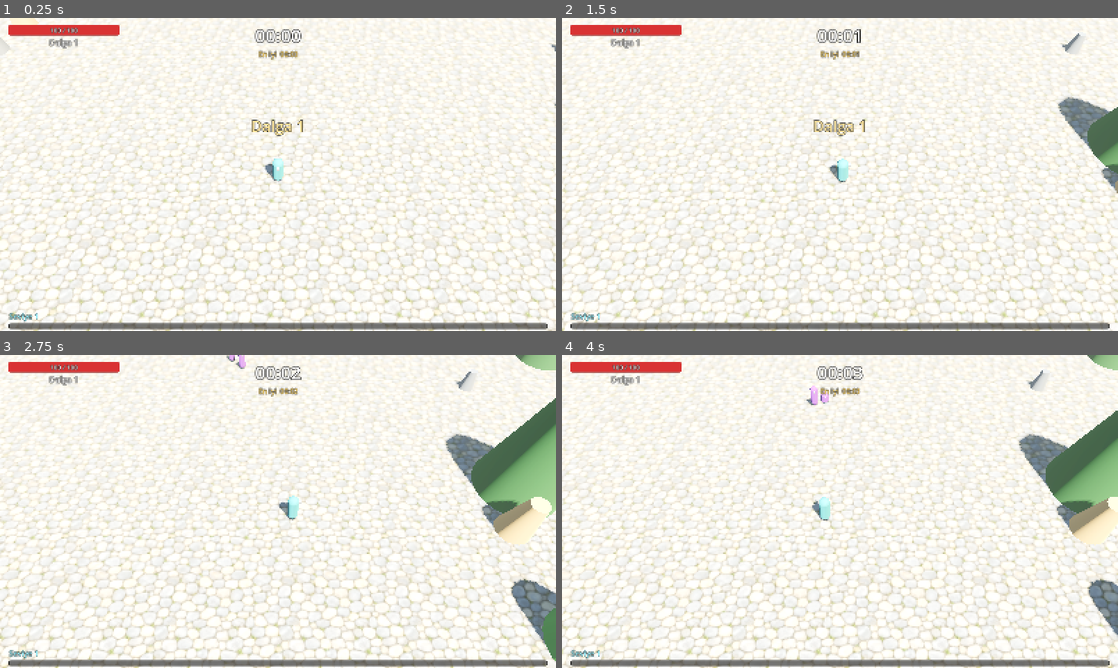
Above: before the commit, frames 1-4 (two rows, left to right).
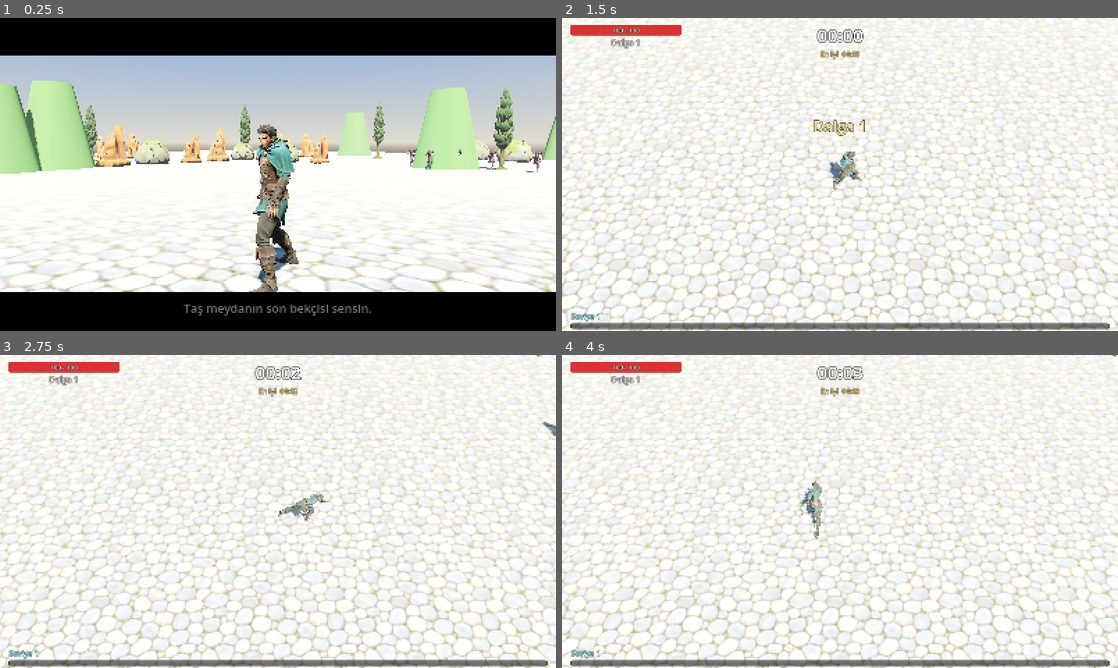
Above: after the commit, the same moments.

Repository: bebisland/yusufipk-hayatta-kal-bebis
Game: Godot game, scene res://scenes/intro.tscn
The game is run twice, just before and just after one commit, with the same random seed, the same clock (stepped at 60 frames per second) and the same inputs. Before the commit the project starts from res://scenes/main.tscn.
Inputs (mouse positions are in pixels of both pictures, inside the frame that each line leads up to):
- Up to frame 1 (0.25 s): no input
- Up to frame 2 (1.5 s): tap Enter (ui_accept) at 0.5, 0.77 s; move the mouse to (962, 158) at 0.52 s; hold D (move_right, bound only before the commit) 0.53-1.25 s; tap Backspace at 0.6 s; click (962, 158) at 0.67 s; drag from (728, 190) to (812, 237) at 1.27 s
- Up to frame 3 (2.75 s): move the mouse to (333, 442) at 2.02 s; hold D (move_right) from 2.03 s (still down); tap Backspace at 2.1 s; click (333, 442) at 2.17 s
- Up to frame 4 (4 s): release D (move_right) at 2.75 s; drag from (812, 574) to (673, 464) at 2.77 s; move the mouse to (1006, 558) at 3.52 s; hold A (move_left) from 3.53 s (still down); tap Backspace at 3.6 s; click (1006, 558) at 3.67 s; tap Enter (ui_accept) at 3.77 s

The runs differ from the first frame. In frame 1, 69% of the frame differs, in the area x 0-100%, y 0-100%; in frame 2, 22%; in frame 3, 26%; in frame 4, 26%.

Commit message:
Add Higgsfield models, intro cutscene and debug autopilot
Rigged Meshy characters (hero with run and idle, fast raider, brute),
Hunyuan low-poly rocks, cypress and gem, all textures capped at 1024.
The intro plays with the same models; skinned meshes are fitted from
their raw bounds because Meshy's 0.01 armature scale does not apply
to skinning. Autopilot (user://autopilot flag) plays runs for tuning.

Diff:
--- a/project.godot
+++ b/project.godot
@@ -11,7 +11,7 @@
 [application]
 
 config/name="Hayatta Kal"
-run/main_scene="res://scenes/main.tscn"
+run/main_scene="res://scenes/intro.tscn"
 config/features=PackedStringArray("4.7", "Forward Plus")
 
 [autoload]
--- /dev/null
+++ b/scenes/environment.tres
@@ -0,0 +1,24 @@
+[gd_resource type="Environment" load_steps=3 format=3]
+
+[sub_resource type="ProceduralSkyMaterial" id="sky_mat"]
+sky_top_color = Color(0.3, 0.48, 0.75, 1)
+sky_horizon_color = Color(0.75, 0.72, 0.65, 1)
+ground_bottom_color = Color(0.2, 0.18, 0.15, 1)
+ground_horizon_color = Color(0.75, 0.72, 0.65, 1)
+
+[sub_resource type="Sky" id="sky"]
+sky_material = SubResource("sky_mat")
+
+[resource]
+background_mode = 2
+sky = SubResource("sky")
+ambient_light_source = 3
+ambient_light_energy = 0.9
+tonemap_mode = 3
+glow_enabled = true
+glow_intensity = 0.6
+glow_bloom = 0.05
+fog_enabled = true
+fog_light_color = Color(0.62, 0.62, 0.58, 1)
+fog_density = 0.006
+fog_sky_affect = 0.15
--- /dev/null
+++ b/scenes/intro.tscn
@@ -0,0 +1,24 @@
+[gd_scene load_steps=4 format=3]
+
+[ext_resource type="Script" path="res://scripts/intro.gd" id="1_intro"]
+[ext_resource type="Script" path="res://scripts/arena.gd" id="2_arena"]
+[ext_resource type="Environment" path="res://scenes/environment.tres" id="3_env"]
+
+[node name="Intro" type="Node3D"]
+script = ExtResource("1_intro")
+
+[node name="WorldEnvironment" type="WorldEnvironment" parent="."]
+environment = ExtResource("3_env")
+
+[node name="Sun" type="DirectionalLight3D" parent="."]
+transform = Transform3D(0.819152, -0.48642, 0.303949, 0, 0.529919, 0.848048, -0.573576, -0.69468, 0.434084, 0, 12, 0)
+light_color = Color(1, 0.95, 0.85, 1)
+light_energy = 1.3
+shadow_enabled = true
+directional_shadow_max_distance = 45.0
+
+[node name="Camera3D" type="Camera3D" parent="."]
+fov = 50.0
+
+[node name="Arena" type="Node3D" parent="."]
+script = ExtResource("2_arena")
--- a/scenes/main.tscn
+++ b/scenes/main.tscn
@@ -6,35 +6,14 @@
 [ext_resource type="Script" path="res://scripts/wave_director.gd" id="4_wave"]
 [ext_resource type="Script" path="res://scripts/hud.gd" id="5_hud"]
 [ext_resource type="Script" path="res://scripts/level_up_screen.gd" id="6_lvl"]
-
-[sub_resource type="ProceduralSkyMaterial" id="sky_mat"]
-sky_top_color = Color(0.36, 0.5, 0.68, 1)
-sky_horizon_color = Color(0.75, 0.72, 0.65, 1)
-ground_bottom_color = Color(0.2, 0.18, 0.15, 1)
-ground_horizon_color = Color(0.75, 0.72, 0.65, 1)
-
-[sub_resource type="Sky" id="sky"]
-sky_material = SubResource("sky_mat")
-
-[sub_resource type="Environment" id="env"]
-background_mode = 2
-sky = SubResource("sky")
-ambient_light_source = 3
-ambient_light_energy = 0.9
-tonemap_mode = 3
-glow_enabled = true
-glow_intensity = 0.6
-glow_bloom = 0.05
-fog_enabled = true
-fog_light_color = Color(0.62, 0.62, 0.58, 1)
-fog_density = 0.006
+[ext_resource type="Environment" path="res://scenes/environment.tres" id="7_env"]
 
 [node name="Main" type="Node3D"]
 process_mode = 3
 script = ExtResource("1_main")
 
 [node name="WorldEnvironment" type="WorldEnvironment" parent="."]
-environment = SubResource("env")
+environment = ExtResource("7_env")
 
 [node name="Sun" type="DirectionalLight3D" parent="."]
 transform = Transform3D(0.819152, -0.48642, 0.303949, 0, 0.529919, 0.848048, -0.573576, -0.69468, 0.434084, 0, 12, 0)
--- a/scripts/arena.gd
+++ b/scripts/arena.gd
@@ -52,7 +52,7 @@
 	var tex_path := "res://assets/textures/floor.png"
 	if ResourceLoader.exists(tex_path):
 		mat.albedo_texture = load(tex_path)
-		mat.uv1_scale = Vector3(18, 18, 1)
+		mat.uv1_scale = Vector3(22, 22, 1)
 	else:
 		mat.albedo_color = Color(0.45, 0.43, 0.4)
 	mat.roughness = 0.95
--- /dev/null
+++ b/scripts/autopilot.gd
@@ -0,0 +1,34 @@
+class_name Autopilot
+extends RefCounted
+## Debug-only bot used to measure run length while tuning difficulty.
+## Enabled by creating user://autopilot; never active in a normal install.
+
+const FLAG_PATH := "user://autopilot"
+
+
+static func enabled() -> bool:
+	return FileAccess.file_exists(FLAG_PATH)
+
+
+## Kites away from nearby enemies, drifts toward gems and the arena centre.
+static func steer(player: Node3D) -> Vector2:
+	var p := player.global_position
+	var push := Vector3.ZERO
+	for e in player.get_tree().get_nodes_in_group(&"enemies"):
+		var d: Vector3 = p - e.global_position
+		d.y = 0
+		var l := d.length()
+		if l < 8.0 and l > 0.01:
+			push += d / (l * l)
+	var pull := Vector3.ZERO
+	var best := 1e9
+	for g in player.get_tree().get_nodes_in_group(&"gems"):
+		var d: Vector3 = g.global_position - p
+		d.y = 0
+		if d.length() < best:
+			best = d.length()
+			pull = d.normalized()
+	var centre := -p / 20.0
+	centre.y = 0
+	var v := push * 6.0 + pull * 0.6 + centre * centre.length()
+	return Vector2(v.x, v.z).limit_length(1.0)
--- a/scripts/character_visual.gd
+++ b/scripts/character_visual.gd
@@ -24,6 +24,7 @@
 		model = _make_placeholder()
 	add_child(model)
 	ModelUtil.collect_meshes(model, meshes)
+	ModelUtil.fix_meshy_materials(meshes)
 	ModelUtil.fit_height(model, target_height)
 	anim_player = _find_anim_player(model)
 	if anim_player:
--- a/scripts/intro.gd
+++ b/scripts/intro.gd
@@ -1,6 +1,173 @@
 extends Node3D
-## Placeholder; the cutscene is built once the character models are in.
+## Opening cutscene played with the game's own models. Four shots:
+## the hero alone, the fast raiders, the brutes, then a pull-up into the
+## gameplay camera with the title. Any key skips; after the title it starts.
+
+const MAIN_SCENE := "res://scenes/main.tscn"
+const SHOT_TIMES := [0.0, 4.5, 8.5, 12.5]
+const TITLE_AT := 14.0
+
+@onready var camera: Camera3D = $Camera3D
+
+var _t := 0.0
+var _shot := -1
+var _hero: CharacterVisual
+var _fast: Array[CharacterVisual] = []
+var _brutes: Array[CharacterVisual] = []
+var _subtitle: Label
+var _title: Label
+var _hint: Label
+var _bars: Array[ColorRect] = []
+var _leaving := false
 
 
 func _ready() -> void:
-	get_tree().change_scene_to_file.call_deferred("res://scenes/main.tscn")
+	_hero = _actor(Player.MODEL_PATH, 1.85, Color(0.2, 0.6, 0.6), [Player.IDLE_PATH])
+	for i in 6:
+		var a := _actor(Enemy.STATS[Enemy.Kind.FAST].model, 1.55, Color(0.55, 0.3, 0.7))
+		a.position = Vector3(-4.5 + i * 1.7 + randf_range(-0.4, 0.4), 0, -19 - randf_range(0, 2.5))
+		a.rotation.y = 0.0
+		_fast.append(a)
+	for i in 2:
+		var b := _actor(Enemy.STATS[Enemy.Kind.BRUTE].model, 2.5, Color(0.6, 0.25, 0.2))
+		b.position = Vector3(16 + i * 1.5, 0, -2.5 + i * 3.5)
+		b.rotation.y = -PI / 2
+		_brutes.append(b)
+	_build_ui()
+
+
+func _actor(path: String, h: float, color: Color, extra: Array[String] = []) -> CharacterVisual:
+	var v := CharacterVisual.new()
+	v.model_path = path
+	v.extra_anim_paths = extra
+	v.target_height = h
+	v.placeholder_color = color
+	add_child(v)
+	return v
+
+
+func _build_ui() -> void:
+	var layer := CanvasLayer.new()
+	add_child(layer)
+	for top in [true, false]:
+		var bar := ColorRect.new()
+		bar.color = Color.BLACK
+		bar.set_anchors_and_offsets_preset(Control.PRESET_TOP_WIDE if top else Control.PRESET_BOTTOM_WIDE)
+		bar.custom_minimum_size = Vector2(0, 110)
+		if top:
+			bar.offset_bottom = 110
+		else:
+			bar.offset_top = -110
+		layer.add_child(bar)
+		_bars.append(bar)
+	_subtitle = _label(34, Color(0.95, 0.92, 0.85))
+	_subtitle.set_anchors_and_offsets_preset(Control.PRESET_BOTTOM_WIDE)
+	_subtitle.offset_top = -90
+	_subtitle.offset_bottom = -30
+	layer.add_child(_subtitle)
+	_title = _label(120, Color(1, 0.86, 0.5))
+	_title.text = "HAYATTA KAL"
+	_title.set_anchors_and_offsets_preset(Control.PRESET_CENTER)
+	_title.grow_horizontal = Control.GROW_DIRECTION_BOTH
+	_title.grow_vertical = Control.GROW_DIRECTION_BOTH
+	_title.position.y -= 210
+	_title.modulate.a = 0
+	layer.add_child(_title)
+	_hint = _label(30, Color(0.9, 0.9, 0.9))
+	_hint.text = "Başlamak için bir tuşa bas     WASD ile yürü, gerisi otomatik"
+	_hint.set_anchors_and_offsets_preset(Control.PRESET_CENTER)
+	_hint.grow_horizontal = Control.GROW_DIRECTION_BOTH
+	_hint.position.y += 170
+	_hint.modulate.a = 0
+	layer.add_child(_hint)
+
+
+func _label(size: int, color: Color) -> Label:
+	var l := Label.new()
+	l.horizontal_alignment = HORIZONTAL_ALIGNMENT_CENTER
+	l.add_theme_font_size_override("font_size", size)
+	l.add_theme_color_override("font_color", color)
+	l.add_theme_color_override("font_outline_color", Color(0, 0, 0, 0.9))
+	l.add_theme_constant_override("outline_size", maxi(6, size / 8))
+	return l
+
+
+func _say(text: String) -> void:
+	_subtitle.text = text
+	_subtitle.modulate.a = 0
+	create_tween().tween_property(_subtitle, "modulate:a", 1.0, 0.5)
+
+
+func _process(delta: float) -> void:
+	_t += delta
+	var shot := 0
+	for i in SHOT_TIMES.size():
+		if _t >= SHOT_TIMES[i]:
+			shot = i
+	if shot != _shot:
+		_shot = shot
+		_enter_shot(shot)
+	var st: float = _t - SHOT_TIMES[shot]
+
+	# In the last shot the enemies freeze mid-stride around the hero.
+	var frozen := shot == 3
+	for a in _fast:
+		if _t > 4.0 and not frozen and a.position.length() > 5.5:
+			a.position.z += 3.0 * delta
+			a.set_motion(0.75)
+		else:
+			a.set_motion(0.0)
+	for b in _brutes:
+		if _t > 7.0 and not frozen:
+			b.position.x -= 1.4 * delta
+			b.set_motion(1.0)
+		else:
+			b.set_motion(0.0)
+	_hero.set_motion(0.0)
+
+	match shot:
+		0:
+			# Slow orbit around the hero, chest height.
+			var ang := 0.6 + st * 0.22
+			camera.position = Vector3(sin(ang) * 4.2, 1.7, cos(ang) * 4.2)
+			camera.look_at(Vector3(0, 1.3, 0))
+		1:
+			# Low in front of the raiders as they charge in.
+			var lead: Vector3 = _fast[2].position
+			camera.position = Vector3(lead.x + 2.5, 0.8, lead.z + 7.5 - st * 0.8)
+			camera.look_at(lead + Vector3(0, 1.1, 0))
+		2:
+			# Looking up at the brutes.
+			var b: Vector3 = _brutes[0].position
+			camera.position = b + Vector3(-5.0 + st * 0.3, 0.5, 2.8)
+			camera.look_at(b + Vector3(0, 1.9, 0))
+		3:
+			# Rise into the gameplay framing.
+			_hero.rotation.y = lerp_angle(_hero.rotation.y, PI, 3.0 * delta)
+			var k := smoothstep(0.0, 2.2, st)
+			var from := Vector3(0, 1.8, 4.5)
+			var to := Vector3(0, 11.0, 7.0)
+			camera.position = from.lerp(to, k)
+			camera.look_at(Vector3(0, lerpf(1.3, 0.5, k), 0))
+	if _t >= TITLE_AT and _title.modulate.a == 0.0:
+		var tw := create_tween()
+		tw.tween_property(_title, "modulate:a", 1.0, 0.8)
+		tw.tween_property(_hint, "modulate:a", 1.0, 0.5)
+
+
+func _enter_shot(i: int) -> void:
+	match i:
+		0: _say("Taş meydanın son bekçisi sensin.")
+		1: _say("Önce çevik yağmacılar gelir, sürü halinde...")
+		2: _say("...ardından demir zırhlı devler.")
+		3:
+			_say("")
+			for bar in _bars:
+				create_tween().tween_property(bar, "modulate:a", 0.0, 1.5)
+
+
+func _unhandled_input(event: InputEvent) -> void:
+	var pressed := (event is InputEventKey or event is InputEventMouseButton) and event.is_pressed()
+	if pressed and not _leaving:
+		_leaving = true
+		get_tree().change_scene_to_file(MAIN_SCENE)
--- a/scripts/level_up_screen.gd
+++ b/scripts/level_up_screen.gd
@@ -101,6 +101,10 @@
 	return l
 
 
+func close() -> void:
+	_root.visible = false
+
+
 func _unhandled_input(event: InputEvent) -> void:
 	if not _root.visible or not event is InputEventKey or not event.pressed or event.echo:
 		return
--- a/scripts/main.gd
+++ b/scripts/main.gd
@@ -1,7 +1,7 @@
 extends Node3D
 
 const SAVE_PATH := "user://save.cfg"
-const CAM_OFFSET := Vector3(0, 17, 10.5)
+const CAM_OFFSET := Vector3(0, 11.0, 7.0)
 
 @onready var player: Player = $Player
 @onready var hud: Hud = $HUD
@@ -13,6 +13,7 @@
 var best_time := 0.0
 var game_over := false
 var _choosing := false
+var _autopilot := false
 
 
 static func ensure_input() -> void:
@@ -46,6 +47,11 @@
 	director.gem_parent = $Gems
 	director.wave_started.connect(hud.set_wave)
 	director.start()
+	_autopilot = Autopilot.enabled()
+	if _autopilot:
+		player.autopilot = true
+		Engine.time_scale = 3.0
+		Engine.physics_ticks_per_second = 180
 	camera.global_position = player.global_position + CAM_OFFSET
 	camera.look_at(player.global_position + Vector3(0, 0.5, 0))
 
@@ -74,6 +80,9 @@
 	_choosing = true
 	get_tree().paused = true
 	level_up.open(choices)
+	if _autopilot:
+		_on_upgrade_chosen.call_deferred(choices.pick_random().id)
+		level_up.close()
 
 
 func _on_upgrade_chosen(id: String) -> void:
@@ -87,6 +96,10 @@
 
 func _on_died() -> void:
 	game_over = true
+	if _autopilot:
+		print("AUTOPILOT run: %.1f s, wave %d, level %d" % [elapsed, director.wave, player.level])
+		get_tree().create_timer(1.0).timeout.connect(get_tree().reload_current_scene)
+		return
 	var record := elapsed > best_time
 	if record:
 		best_time = elapsed
--- a/scripts/model_util.gd
+++ b/scripts/model_util.gd
@@ -7,6 +7,21 @@
 	if path == "" or not ResourceLoader.exists(path):
 		return null
 	return (load(path) as PackedScene).instantiate()
+
+
+## Meshy binds the albedo map as the emissive map too, which makes models glow,
+## and leaves the metallic factor at the glTF default of 1, which makes cloth
+## look like chrome. Materials are shared by every instance of the GLB.
+static func fix_meshy_materials(meshes: Array[MeshInstance3D]) -> void:
+	for mi in meshes:
+		if not mi.mesh:
+			continue
+		for i in mi.mesh.get_surface_count():
+			var mat := mi.mesh.surface_get_material(i) as BaseMaterial3D
+			if mat:
+				mat.emission_enabled = false
+				mat.metallic = 0.0
+				mat.roughness = 0.85
 
 
 static func collect_meshes(n: Node, out: Array[MeshInstance3D]) -> void:
@@ -24,7 +39,10 @@
 	var aabb := AABB()
 	var first := true
 	for mi in meshes:
-		var box := _relative_xform(mi, model) * mi.get_aabb()
+		# Skinned meshes are drawn through their bones, which already place the
+		# vertices at the size stored in the mesh; node scales above them
+		# (Meshy's 0.01 Armature) do not apply.
+		var box := mi.get_aabb() if mi.skin else _relative_xform(mi, model) * mi.get_aabb()
 		aabb = box if first else aabb.merge(box)
 		first = false
 	if first or aabb.size.y <= 0.001:
--- a/scripts/player.gd
+++ b/scripts/player.gd
@@ -25,6 +25,7 @@
 var taken: Dictionary = {}
 var dead := false
 var projectile_parent: Node
+var autopilot := false
 
 var _fire_cd := 0.0
 var _hurt_flash_cd := 0.0
@@ -55,6 +56,8 @@
 	if dead:
 		return
 	var input := Input.get_vector(&"move_left", &"move_right", &"move_up", &"move_down")
+	if autopilot:
+		input = Autopilot.steer(self)
 	var move := Vector3(input.x, 0, input.y)
 	velocity = move * move_speed
 	move_and_slide()
Binary file added: assets/models/brute.glb
Not shown, added: assets/models/brute.glb.import
Binary file added: assets/models/brute_texture_0.png
Not shown, added: assets/models/brute_texture_0.png.import
Binary file added: assets/models/fast.glb
Not shown, added: assets/models/fast.glb.import
Binary file added: assets/models/fast_texture_0.png
Not shown, added: assets/models/fast_texture_0.png.import
Binary file added: assets/models/gem.glb
Not shown, added: assets/models/gem.glb.import
Binary file added: assets/models/gem_texture_20250901.png
Not shown, added: assets/models/gem_texture_20250901.png.import
(and 22 more such lines)
